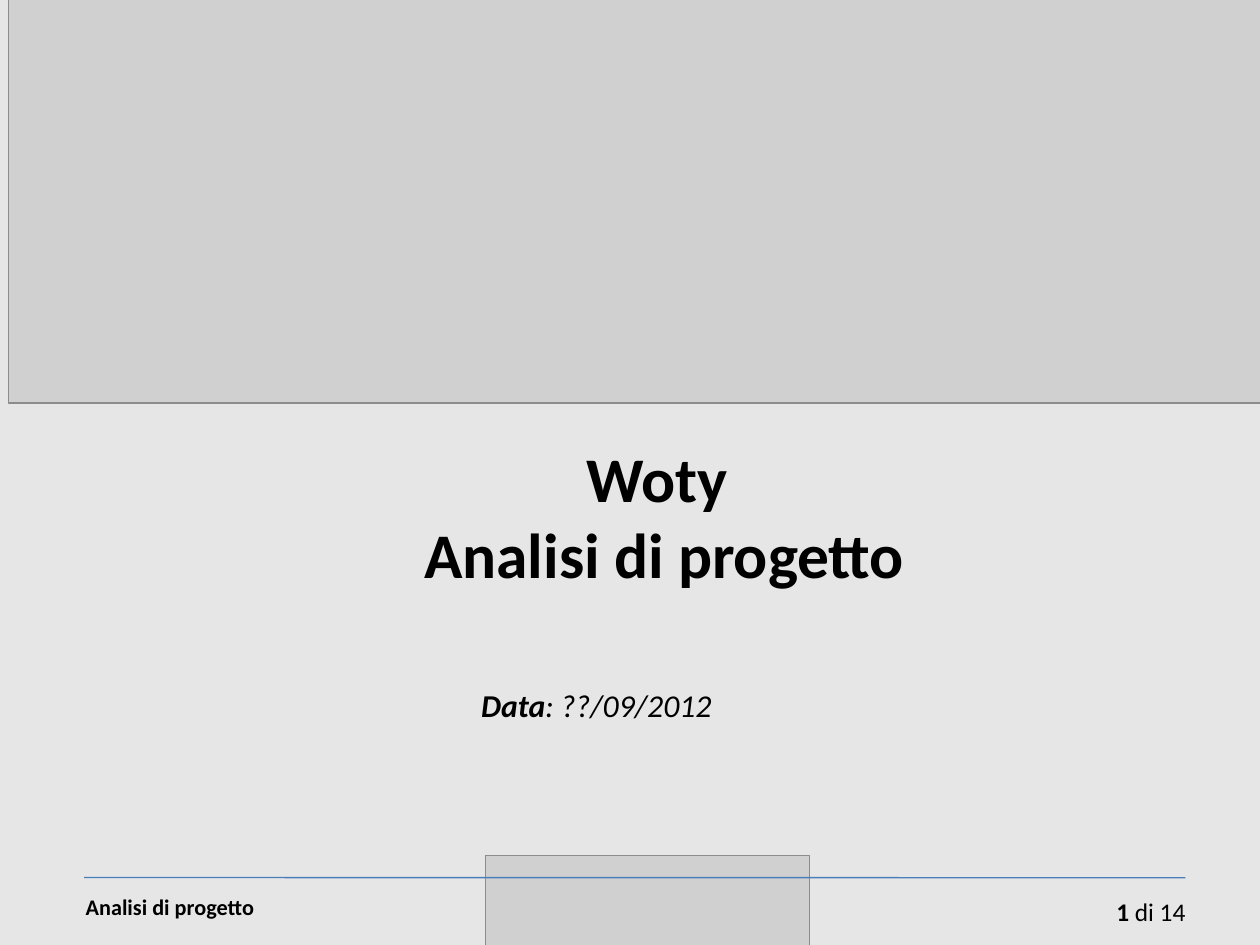
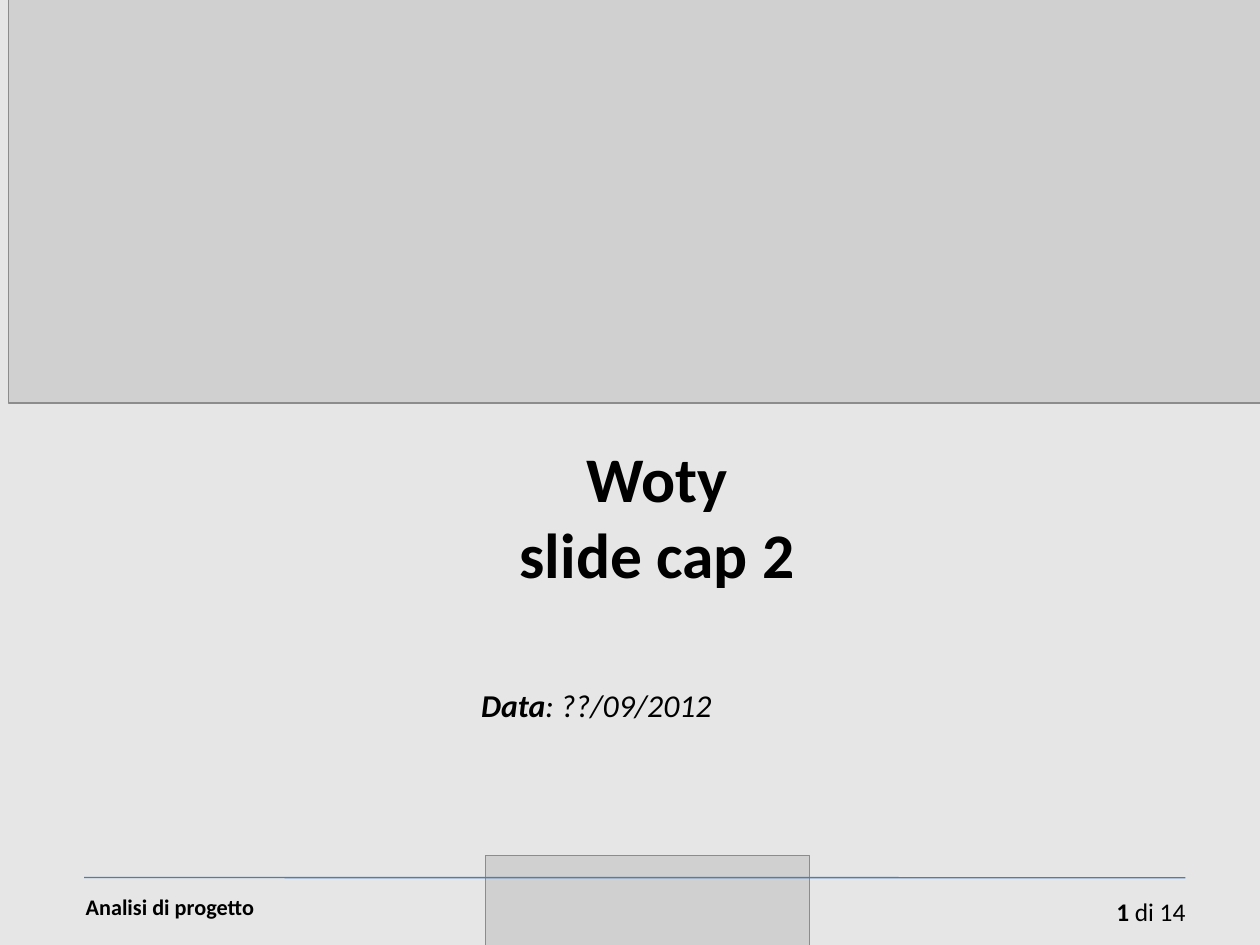
Before and after one commit to sevenfold-IS2011/woty_SGP, a slide deck: slide 1 of 2 dettagli tecnici/Presentazione-cap2.ppt. Drawn at 1260x945 pixels with LibreOffice and Linux fonts; fonts in the diff are those of the drawing; grey boxes stand for pictures. Boxes give left, top, right and bottom in pixels: in the first picture for what was removed or moved away, otherwise in the second. Text is boxed around its words. In the diff, an @@ line names an element or a change of style, - is before the commit and + after.

```diff
--- a/2 dettagli tecnici/Presentazione-cap2.ppt
+++ b/2 dettagli tecnici/Presentazione-cap2.ppt
@@ text at (x1=520, y1=533, x2=794, y2=588): text changed @@
-Analisi di progetto
+slide cap 2
```
Also in this commit, not shown: 1 other slide changed, 7 slides added, 12 slides removed, 1 other file.
